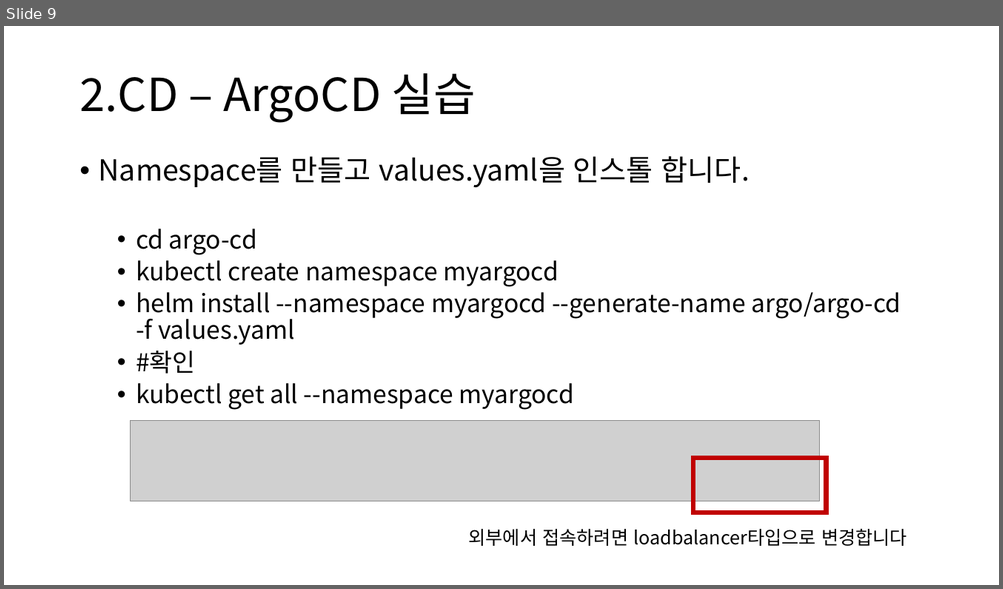
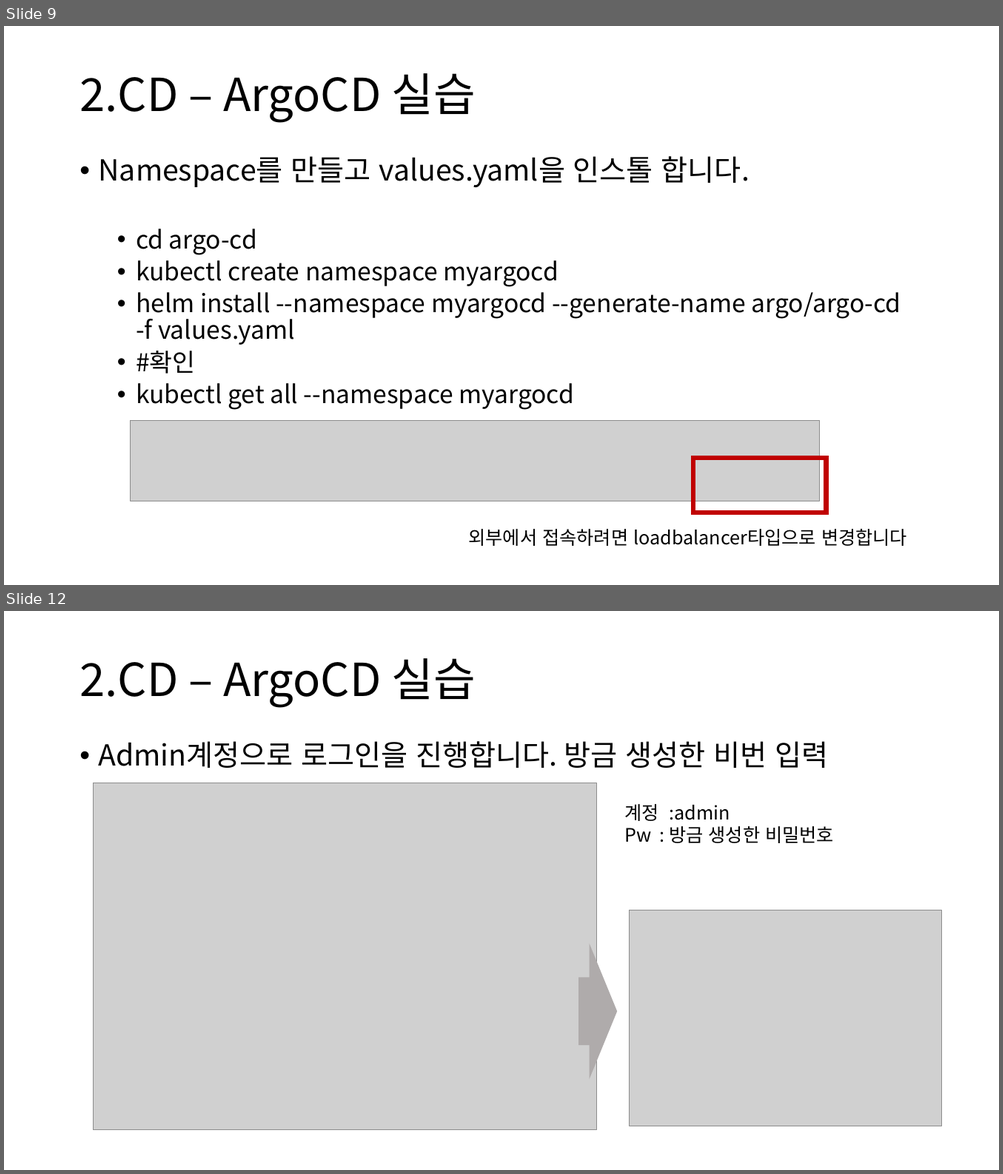
Before and after one commit to truthsj/ds4th_study, a slide deck: source/도커심화_한권으로_배우는_도커_&_쿠버네티스/ch11_깃허브 액션과 ArgoCD를 활용한 CICD.pptx. Shown one above the other, each under a label of ours: slide 9 before the commit, slides 9 and 12 after it; the slides between them are not shown. The pictures are 1003x589 and 1003x1174 pixels, drawn with LibreOffice and Linux fonts; fonts in the diff are those of the drawing; grey boxes stand for pictures. Boxes give left, top, right and bottom in pixels: in the first picture for what was removed or moved away, otherwise in the second. Text is boxed around its words. In the diff, an @@ line names an element or a change of style, - is before the commit and + after.

```diff
--- a/source/도커심화_한권으로_배우는_도커_&_쿠버네티스/ch11_깃허브 액션과 ArgoCD를 활용한 CICD.pptx
+++ b/source/도커심화_한권으로_배우는_도커_&_쿠버네티스/ch11_깃허브 액션과 ArgoCD를 활용한 CICD.pptx
@@ slide 12 added at [4, 611, 999, 1170], background #FFFFFF @@
@@ title added at [79, 658, 475, 708], 44 pt, text #000000 @@
+2.CD – ArgoCD 실습
@@ text added at [99, 741, 828, 768], 28 pt, text #000000 @@
+• Admin계정으로 로그인을 진행합니다. 방금 생성한 비번 입력
@@ picture added at [93, 783, 597, 1131] @@
@@ text added at [624, 804, 834, 843], 18 pt, text #000000 @@
+계정 :admin
+Pw : 방금 생성한 비밀번호
@@ picture added at [629, 910, 941, 1126] @@
@@ right arrow added at [578, 944, 617, 1079], fill #AFABAB @@
```
Also in this commit, not shown: 1 slide changed, 11 other slides added.
